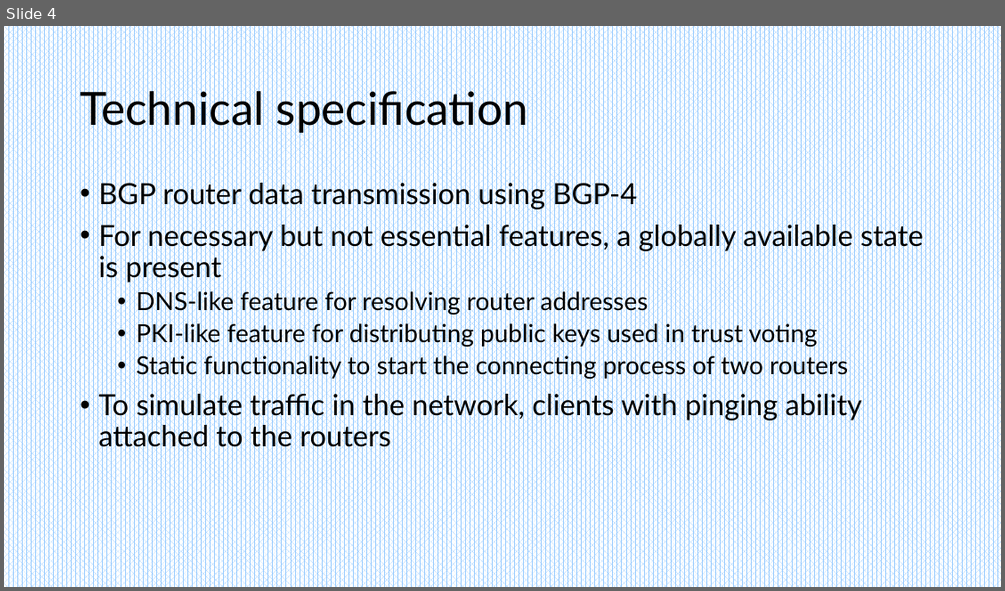
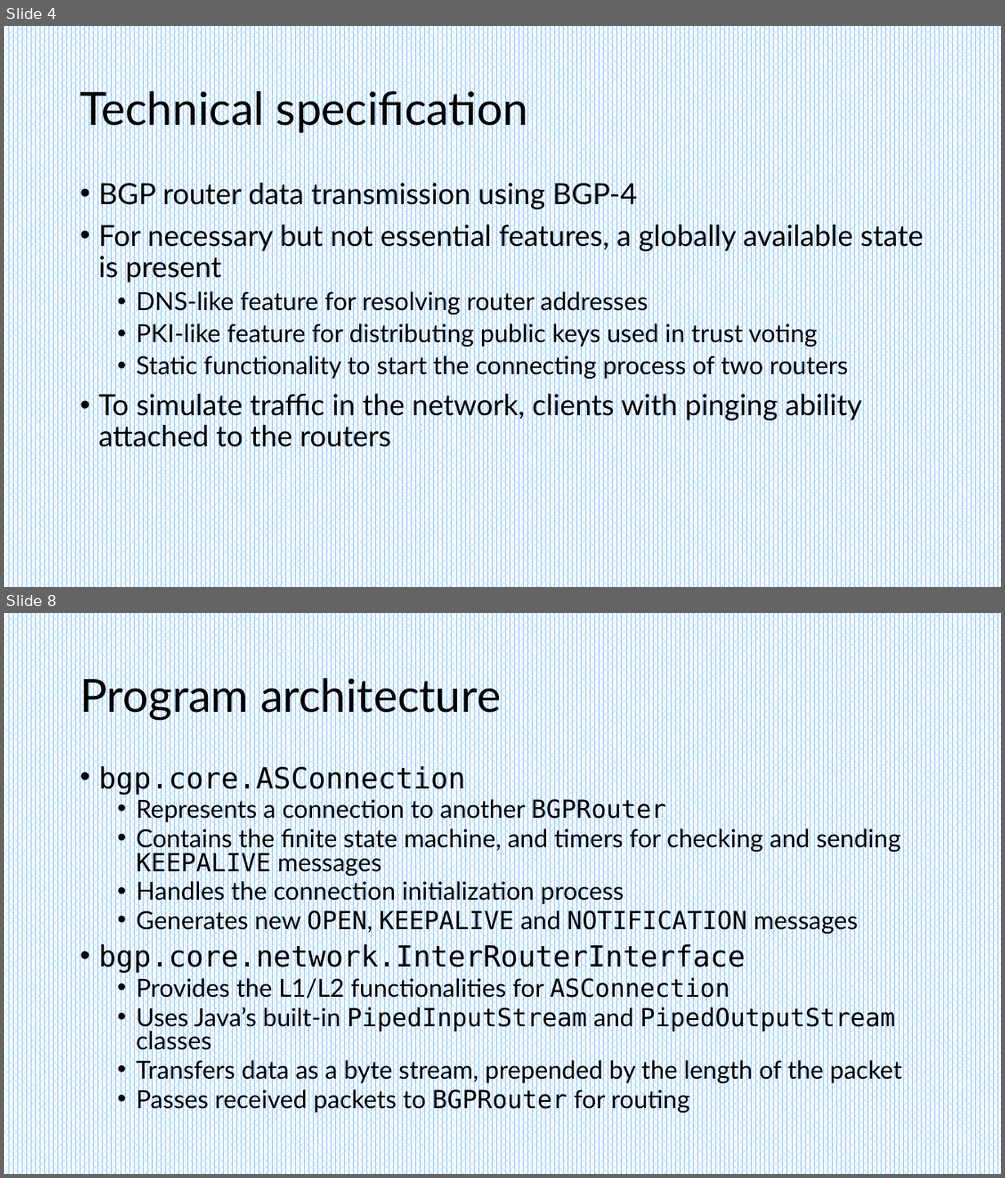
Before and after one commit to Nikheln/BGP-simulator, a slide deck: doc/BGP Simulator.pptx. Shown one above the other, each under a label of ours: slide 4 before the commit, slides 4 and 8 after it; the slides between them are not shown. The pictures are 1005x591 and 1005x1178 pixels, drawn with LibreOffice and Linux fonts; fonts in the diff are those of the drawing. Boxes give left, top, right and bottom in pixels: in the first picture for what was removed or moved away, otherwise in the second. Text is boxed around its words. In the diff, an @@ line names an element or a change of style, - is before the commit and + after.

```diff
--- a/doc/BGP Simulator.pptx
+++ b/doc/BGP Simulator.pptx
@@ slide 8 added at (4,613,1001,1174), background pattern #99CCFF on #FFFFFF @@
@@ title added at (80,672,501,720), 44 pt, text #000000 @@
+Program architecture
@@ text added at (98,764,902,1113), 24 pt, text #000000 @@
+• bgp.core.ASConnection
+  • Represents a connection to another BGPRouter
+  • Contains the finite state machine, and timers for checking and sending KEEPALIVE messages
+  • Handles the connection initialization process
+  • Generates new OPEN, KEEPALIVE and NOTIFICATION messages
+• bgp.core.network.InterRouterInterface
+  • Provides the L1/L2 functionalities for ASConnection
+  • Uses Java’s built-in PipedInputStream and PipedOutputStream classes
+  • Transfers data as a byte stream, prepended by the length of the packet
+  • Passes received packets to BGPRouter for routing
```
Also in this commit, not shown: 2 slides changed, 9 other slides added.
